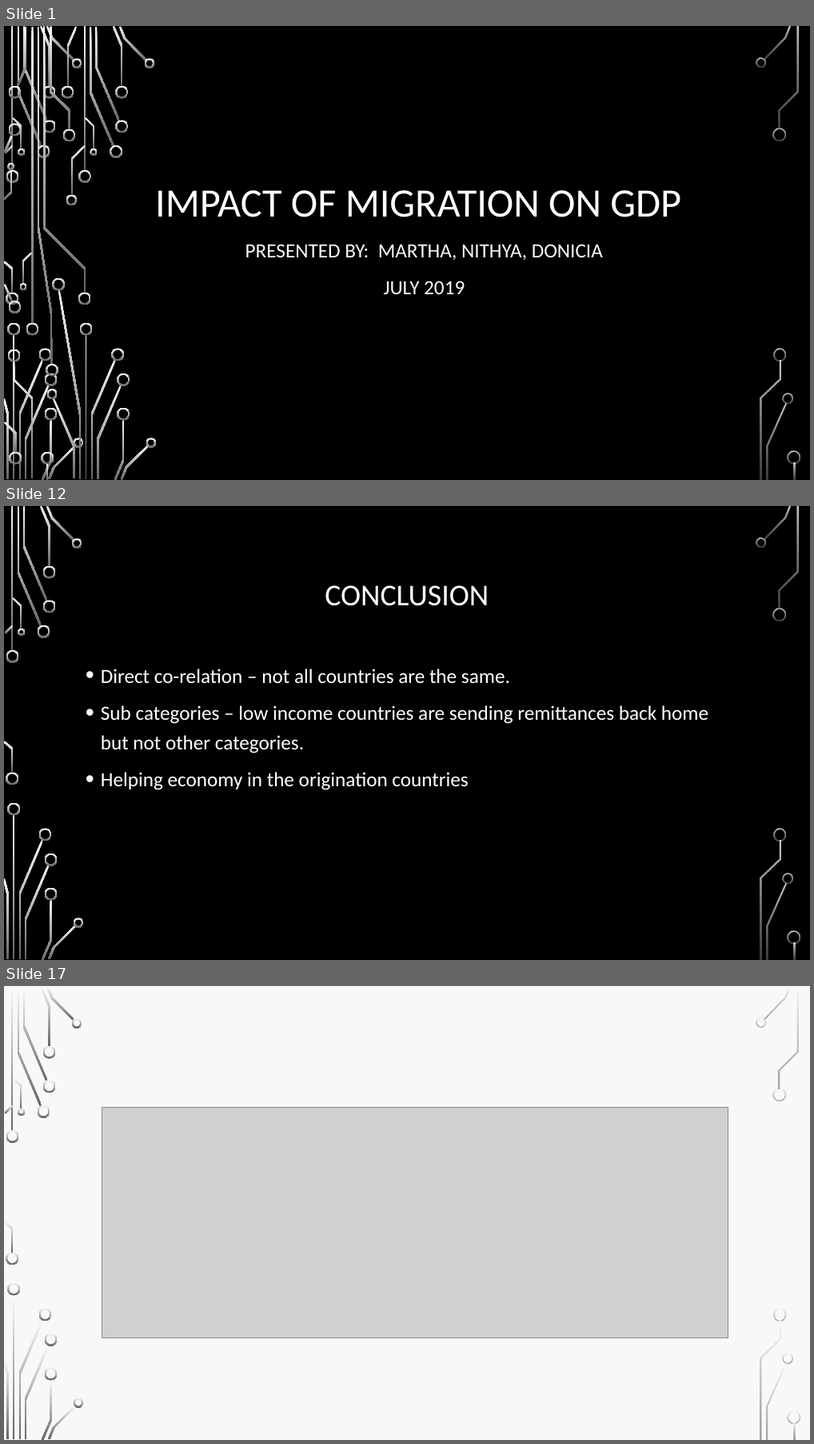
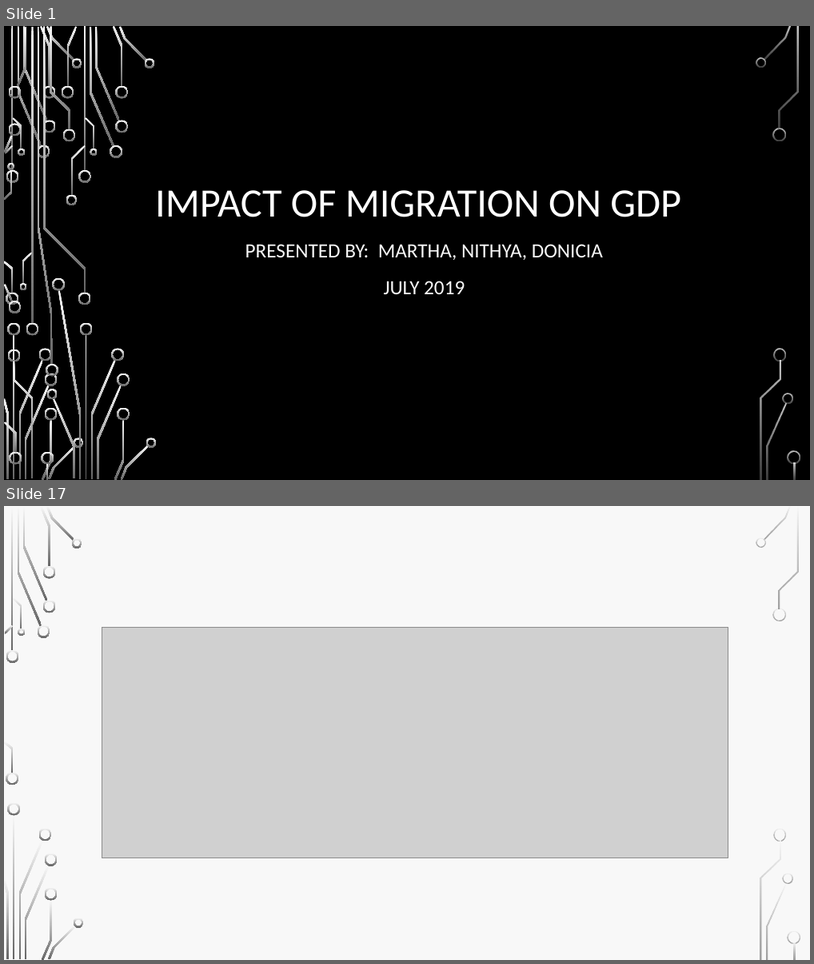
Before and after one commit to nithiye/Project-Guru, a slide deck: IMPACT OF MIGRATION ON GDP.pptx. Shown one above the other, each under a label of ours: slides 1, 12 and 17 before the commit, slides 1 and 17 after it; the slides between them are not shown. The pictures are 814x1444 and 814x964 pixels, drawn with LibreOffice and Linux fonts; fonts in the diff are those of the drawing; grey boxes stand for pictures; background and template pictures are left out. Boxes give left, top, right and bottom in pixels: in the first picture for what was removed or moved away, otherwise in the second. Text is boxed around its words. In the diff, an @@ line names an element or a change of style, - is before the commit and + after.

```diff
--- a/IMPACT OF MIGRATION ON GDP.pptx
+++ b/IMPACT OF MIGRATION ON GDP.pptx
@@ slide 12 removed at (4,506,810,960), background picture (left out); not listed: 36 template elements that a slide beside it also shows @@
@@ title removed at (325,585,489,606) @@
-CONCLUSION
@@ text removed at (101,668,709,790) @@
-• Direct co-relation – not all countries are the same.
-• Sub categories – low income countries are sending remittances back home but not other categories.
-• Helping economy in the origination countries
```
Also in this commit, not shown: 11 slides changed, 2 slides added, 2 other slides removed.
